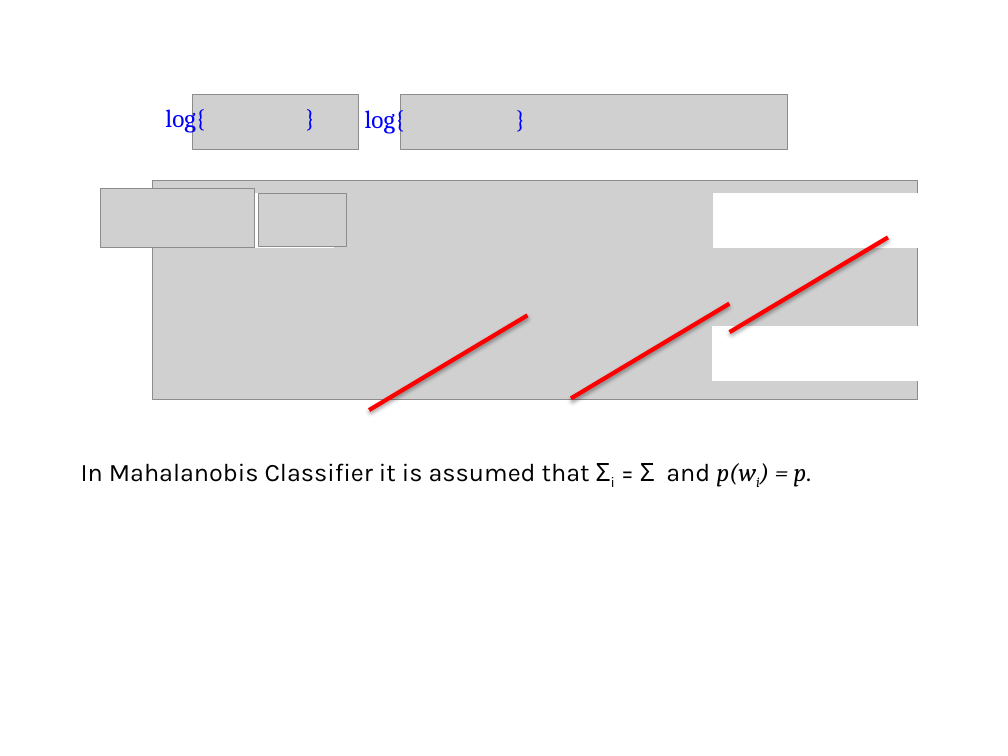
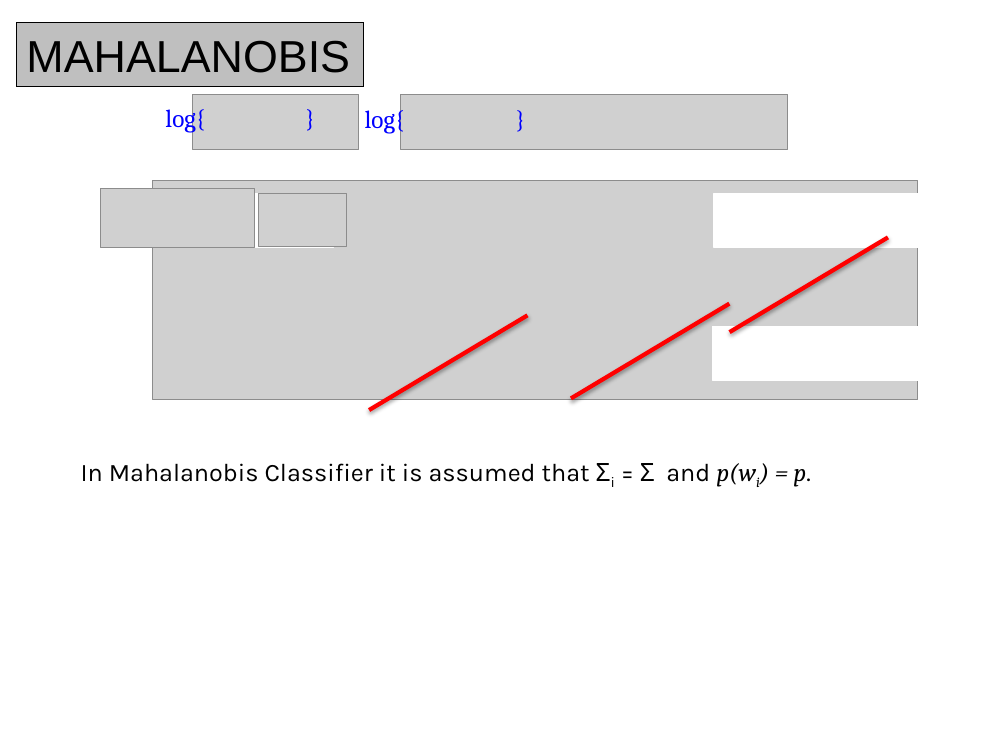
Before and after one commit to domingomery/patrones, a slide deck: slide 11 of clases/Cap04_Clasificacion/presentations/PAT04_LDA.pptx (slide 10 before the commit). Drawn at 1008x756 pixels with LibreOffice and Linux fonts; fonts in the diff are those of the drawing; grey boxes stand for pictures. Boxes give left, top, right and bottom in pixels: in the first picture for what was removed or moved away, otherwise in the second. Text is boxed around its words. In the diff, an @@ line names an element or a change of style, - is before the commit and + after.

```diff
--- a/clases/Cap04_Clasificacion/presentations/PAT04_LDA.pptx
+++ b/clases/Cap04_Clasificacion/presentations/PAT04_LDA.pptx
@@ rectangle added at (16, 22, 364, 87), fill #BFBFBF, outline #000000 0.75 pt, 32 pt, text #000000 @@
+MAHALANOBIS
```
Also in this commit, not shown: 3 other slides changed, 1 slide added.
